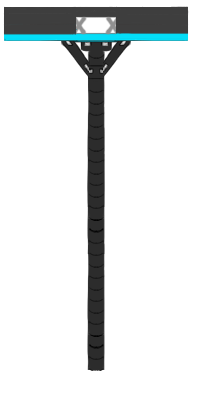
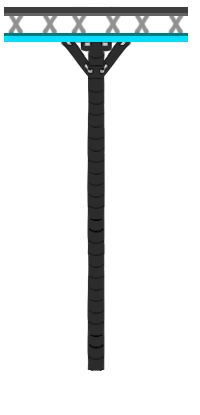
Two versions of the same layered image (200x415). Layer-by-layer changes:
moved "Calque 5" above "Calque 15", painted on it over (70, 6, 127, 77)
painted on "Calque 15" over (3, 6, 77, 42)
painted on "Calque 8" over (61, 40, 89, 70)
painted on "Calque 14" over (114, 6, 189, 42)
painted on "Calque 7" over (103, 40, 131, 70)
removed layer "Calque 20" over (71, 16, 121, 35)
